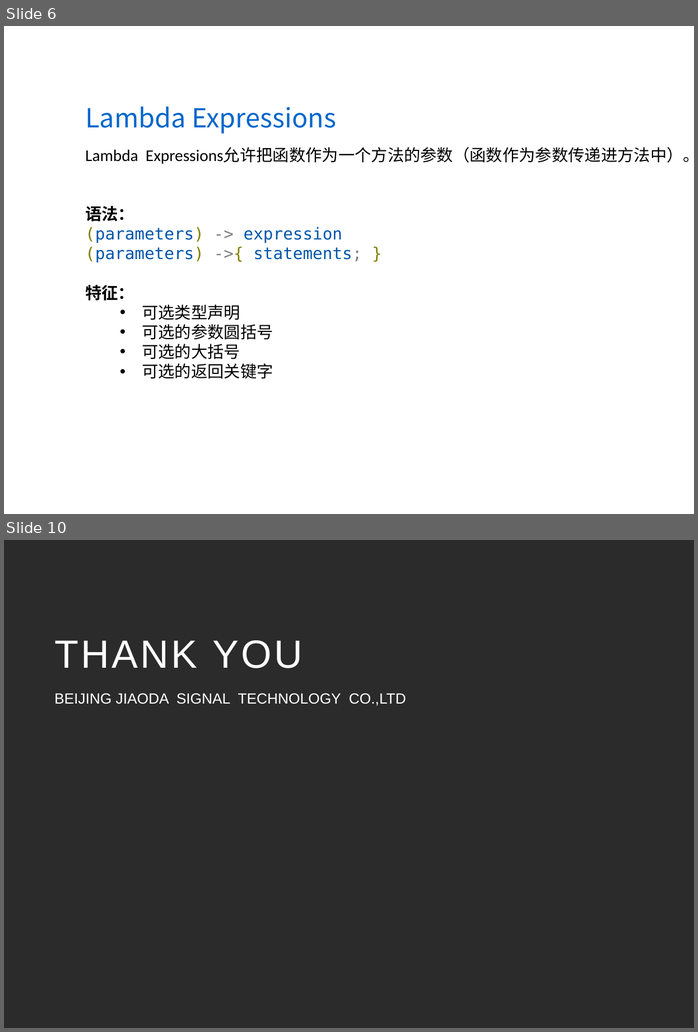
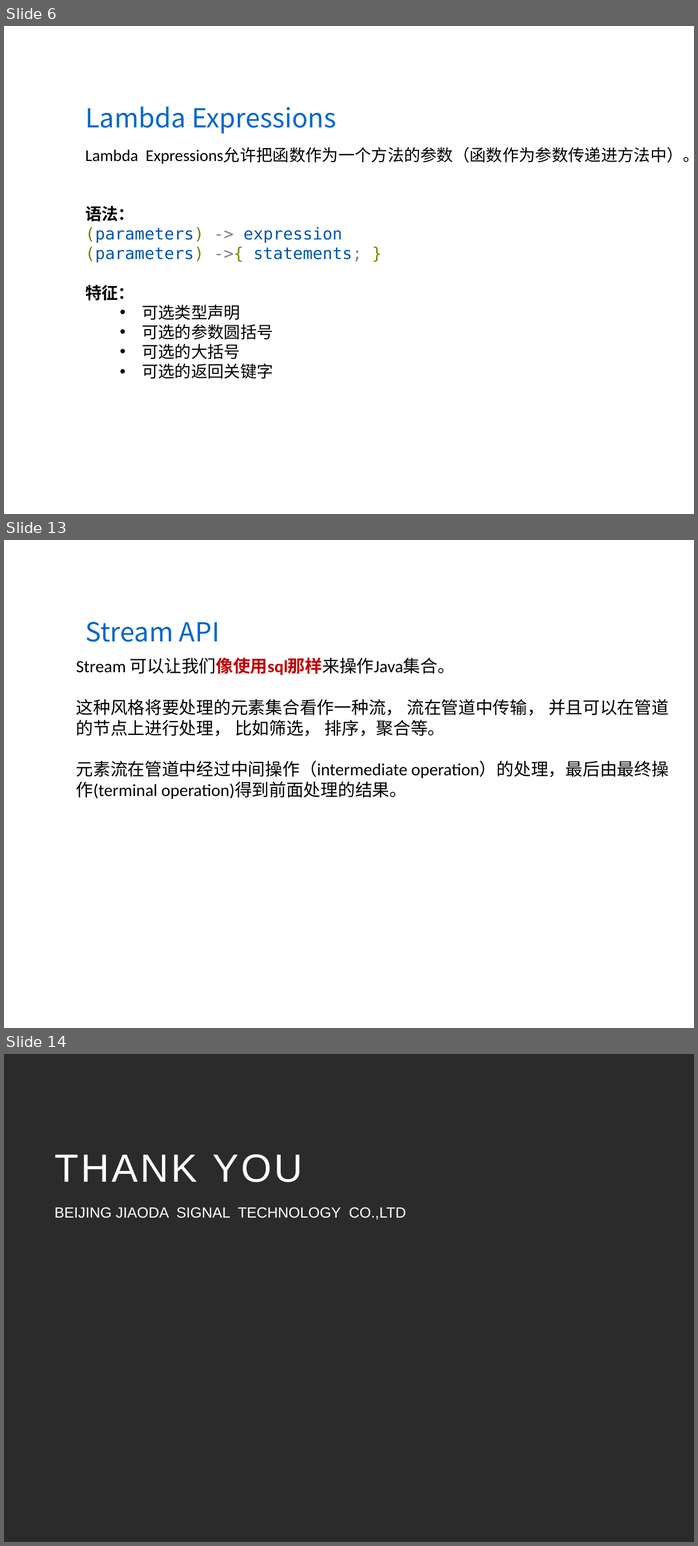
Before and after one commit to wanglei949758173/study, a slide deck: share/Java8(LambdaExpressions&StreamAPI).pptx. Shown one above the other, each under a label of ours: slides 6 and 10 before the commit, slides 6, 13 and 14 after it; the slides between them are not shown. The pictures are 698x1032 and 698x1546 pixels, drawn with LibreOffice and Linux fonts; fonts in the diff are those of the drawing; background and template pictures are left out; a plain dark background stands for a picture behind light text. Boxes give left, top, right and bottom in pixels: in the first picture for what was removed or moved away, otherwise in the second. Text is boxed around its words. In the diff, an @@ line names an element or a change of style, - is before the commit and + after.

```diff
--- a/share/Java8(LambdaExpressions&StreamAPI).pptx
+++ b/share/Java8(LambdaExpressions&StreamAPI).pptx
@@ slide 13 added at [4,540,694,1028], background picture (left out) @@
@@ text added at [85,622,220,642], 32 pt, text #0066CC @@
+Stream API
@@ text added at [76,658,669,799], 21 pt, text #000000 @@
+Stream 可以让我们像使用sql那样来操作Java集合。
+这种风格将要处理的元素集合看作一种流， 流在管道中传输， 并且可以在管道的节点上进行处理， 比如筛选， 排序，聚合等。
+元素流在管道中经过中间操作（intermediate operation）的处理，最后由最终操作(terminal operation)得到前面处理的结果。
@@ what was slide 10 is now slide 14 @@
```
Also in this commit, not shown: 3 slides changed, 4 other slides added, 1 slide removed, 2 other files.
